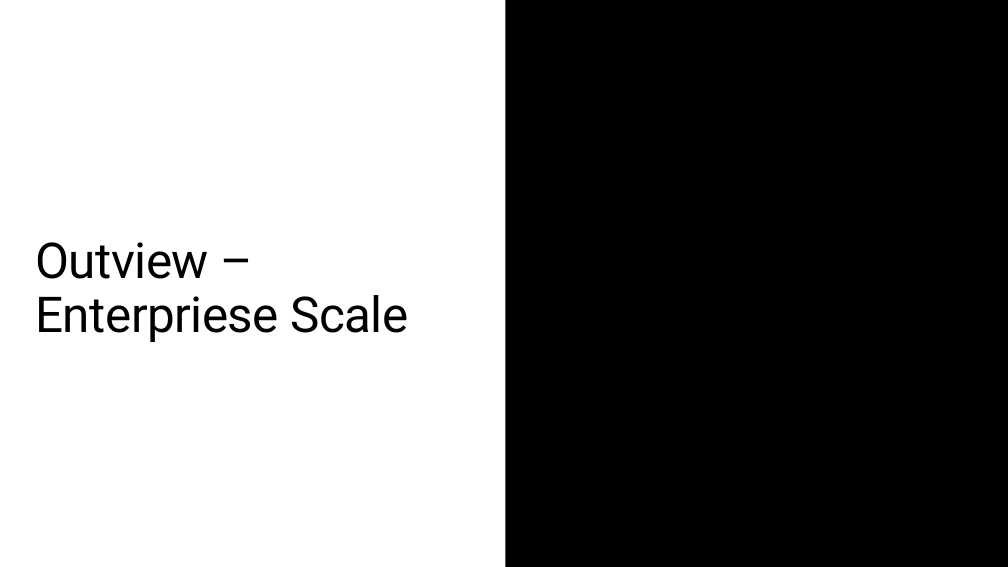
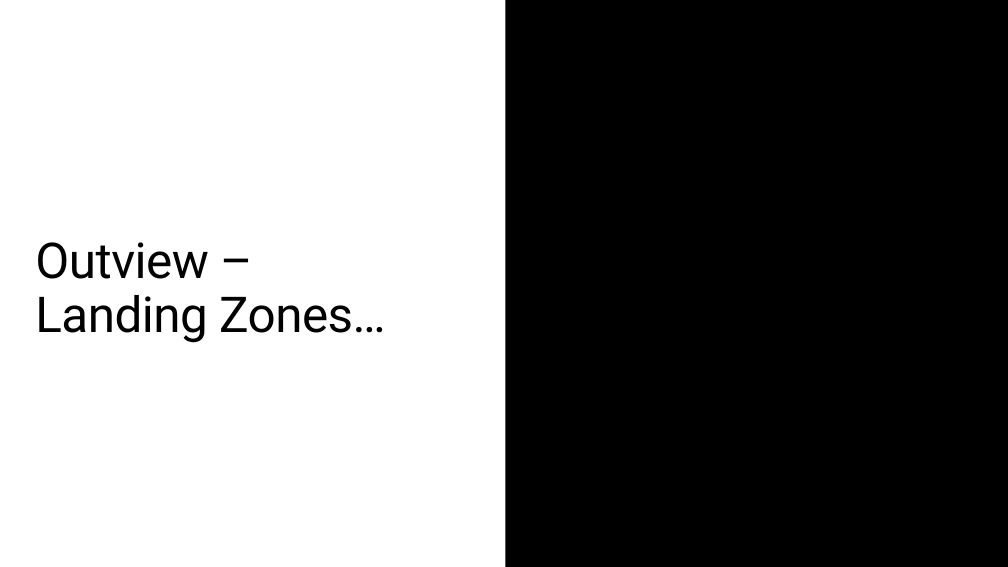
Before and after one commit to caf-expert/CAF-Hackathon-Migration, a slide deck: slide 26 of sources/WalkingDeck-CAF-Migrate.pptx. Drawn at 1008x567 pixels with LibreOffice and Linux fonts; fonts in the diff are those of the drawing; background and template pictures are left out. Boxes give left, top, right and bottom in pixels: in the first picture for what was removed or moved away, otherwise in the second. Text is boxed around its words. In the diff, an @@ line names an element or a change of style, - is before the commit and + after.

```diff
--- a/sources/WalkingDeck-CAF-Migrate.pptx
+++ b/sources/WalkingDeck-CAF-Migrate.pptx
@@ title at [35, 242, 386, 343]: text changed @@
-Outview –
-Enterpriese Scale
+Outview –
+Landing Zones…
```
Also in this commit, not shown: 1 other slide changed, 2 slides added, 2 slides removed, 2 other files.
